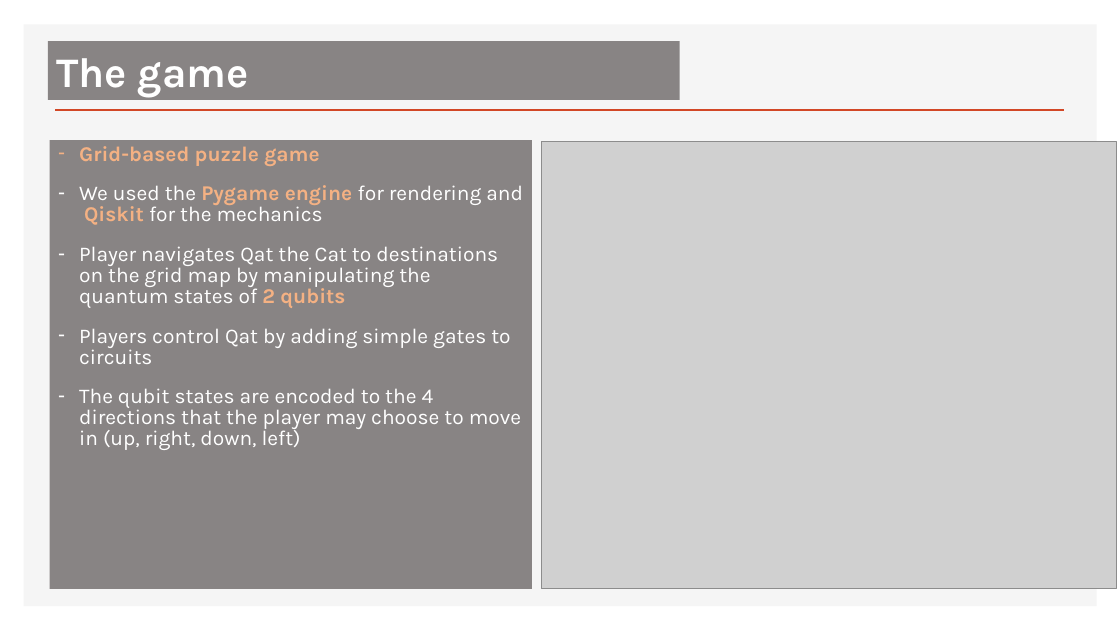
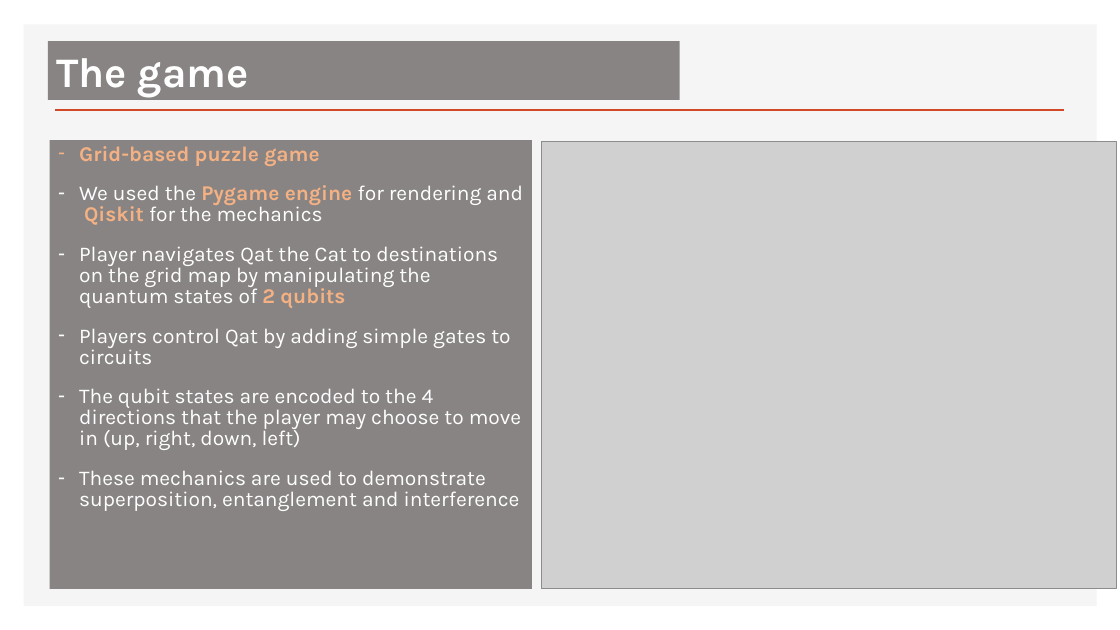
Before and after one commit to NandiBee/QCamp, a slide deck: slide 3 of Presentation/32.pptx. Drawn at 1120x630 pixels with LibreOffice and Linux fonts; fonts in the diff are those of the drawing; grey boxes stand for pictures; background and template pictures are left out. Boxes give left, top, right and bottom in pixels: in the first picture for what was removed or moved away, otherwise in the second. Text is boxed around its words. In the diff, an @@ line names an element or a change of style, - is before the commit and + after.

Commit message:
- final

```diff
--- a/Presentation/32.pptx
+++ b/Presentation/32.pptx
@@ text in rectangle at (79,470,520,511): paragraph added @@
+– These mechanics are used to demonstrate superposition, entanglement and interference
```
